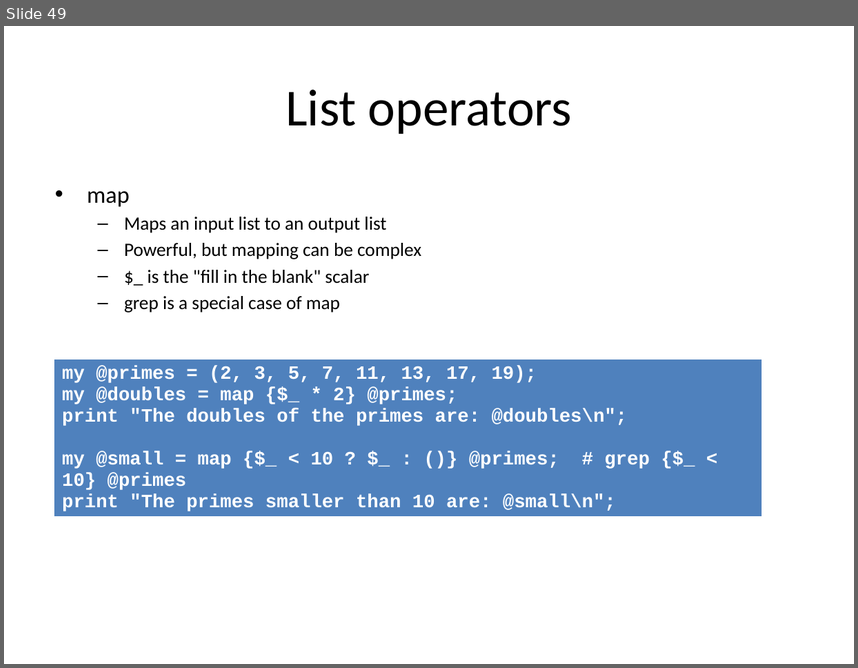
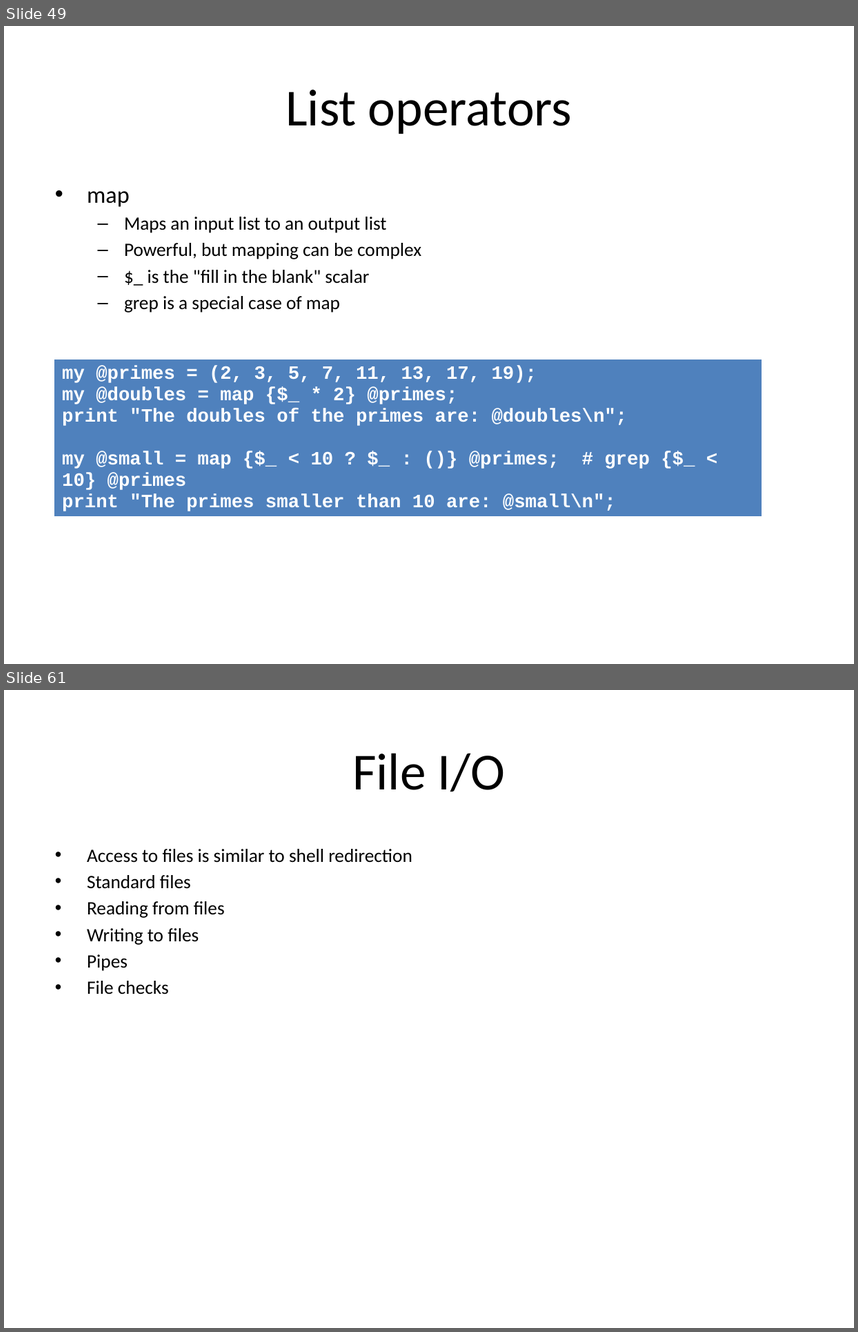
Before and after one commit to redmage123/perl-programming-introduction, a slide deck: docs/Introduction to Perl.pptx. Shown one above the other, each under a label of ours: slide 49 before the commit, slides 49 and 61 after it; the slides between them are not shown. The pictures are 858x668 and 858x1332 pixels, drawn with LibreOffice and Linux fonts; fonts in the diff are those of the drawing. Boxes give left, top, right and bottom in pixels: in the first picture for what was removed or moved away, otherwise in the second. Text is boxed around its words. In the diff, an @@ line names an element or a change of style, - is before the commit and + after.

```diff
--- a/docs/Introduction to Perl.pptx
+++ b/docs/Introduction to Perl.pptx
@@ slide 61 added at (4, 690, 854, 1328), background #FFFFFF @@
@@ title added at (352, 753, 506, 792), 44 pt, text #000000 @@
+File I/O
@@ text added at (87, 849, 412, 994), 16 pt, text #000000 @@
+• Access to files is similar to shell redirection
+• Standard files
+• Reading from files
+• Writing to files
+• Pipes
+• File checks
```
Also in this commit, not shown: 28 other slides added, 1 other file.
